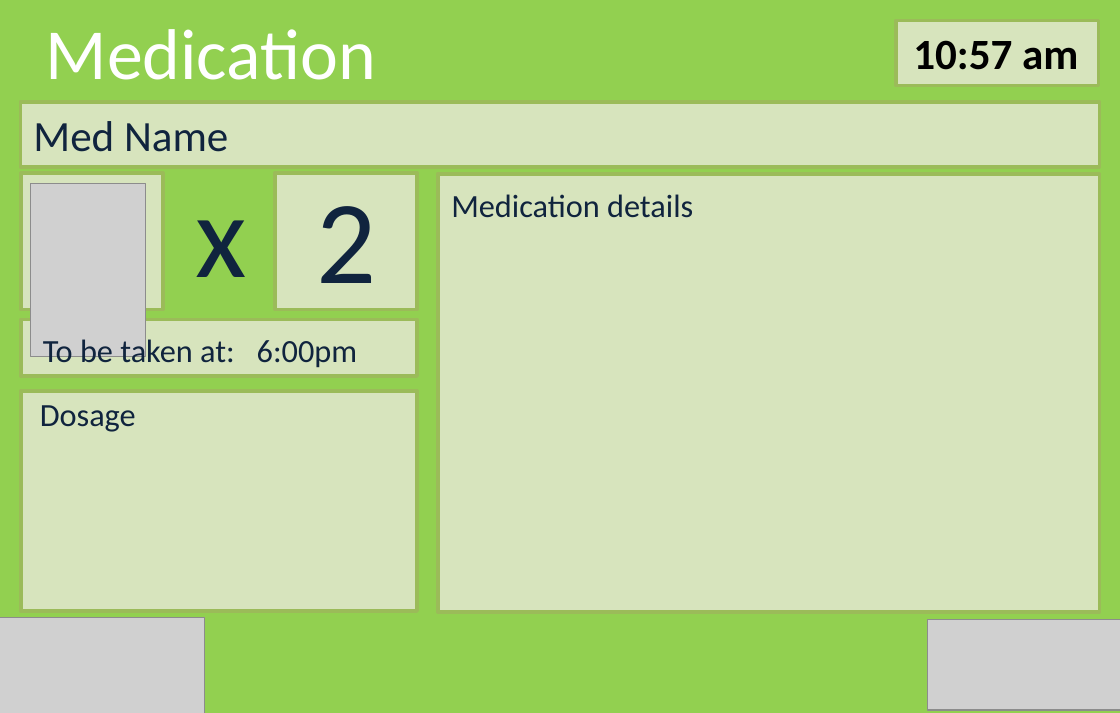
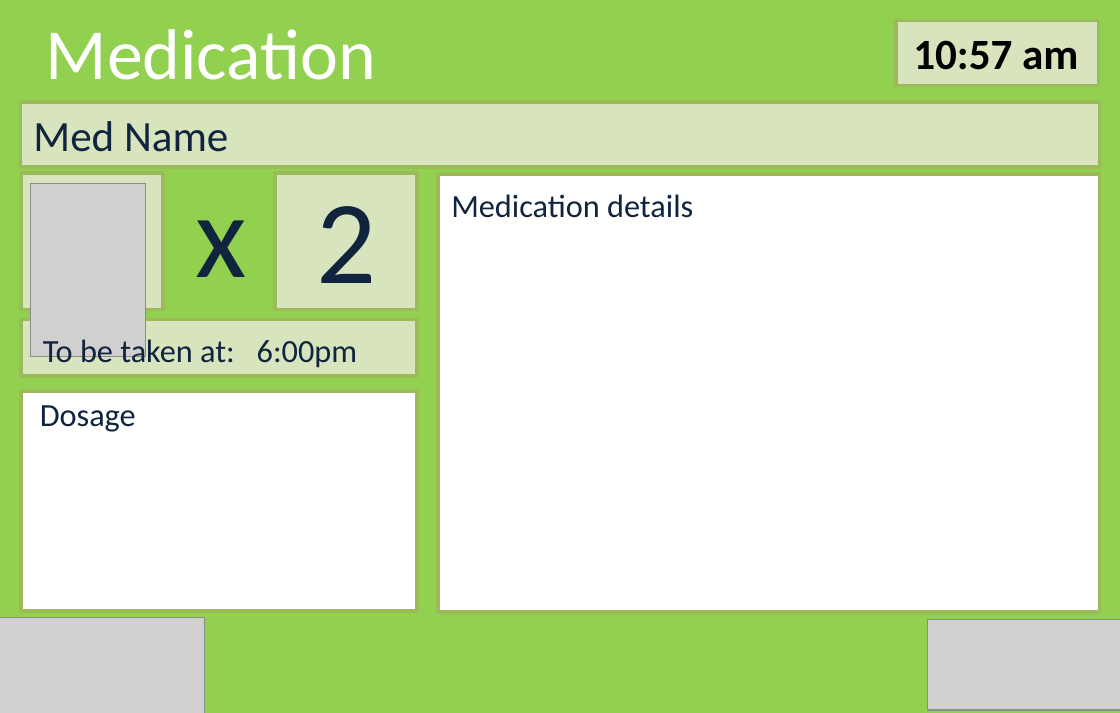
Before and after one commit to Gordo851/Design, a slide deck: slide 10 of story_board.pptx. Drawn at 1120x713 pixels with LibreOffice and Linux fonts; fonts in the diff are those of the drawing; grey boxes stand for pictures. Boxes give left, top, right and bottom in pixels: in the first picture for what was removed or moved away, otherwise in the second. Text is boxed around its words. In the diff, an @@ line names an element or a change of style, - is before the commit and + after.

```diff
--- a/story_board.pptx
+++ b/story_board.pptx
@@ rectangle at [438,173,1101,612]: fill #D7E4BD to #FFFFFF @@
@@ rectangle at [21,391,418,610]: fill #D7E4BD to #FFFFFF @@
```
Also in this commit, not shown: 4 other slides changed.
